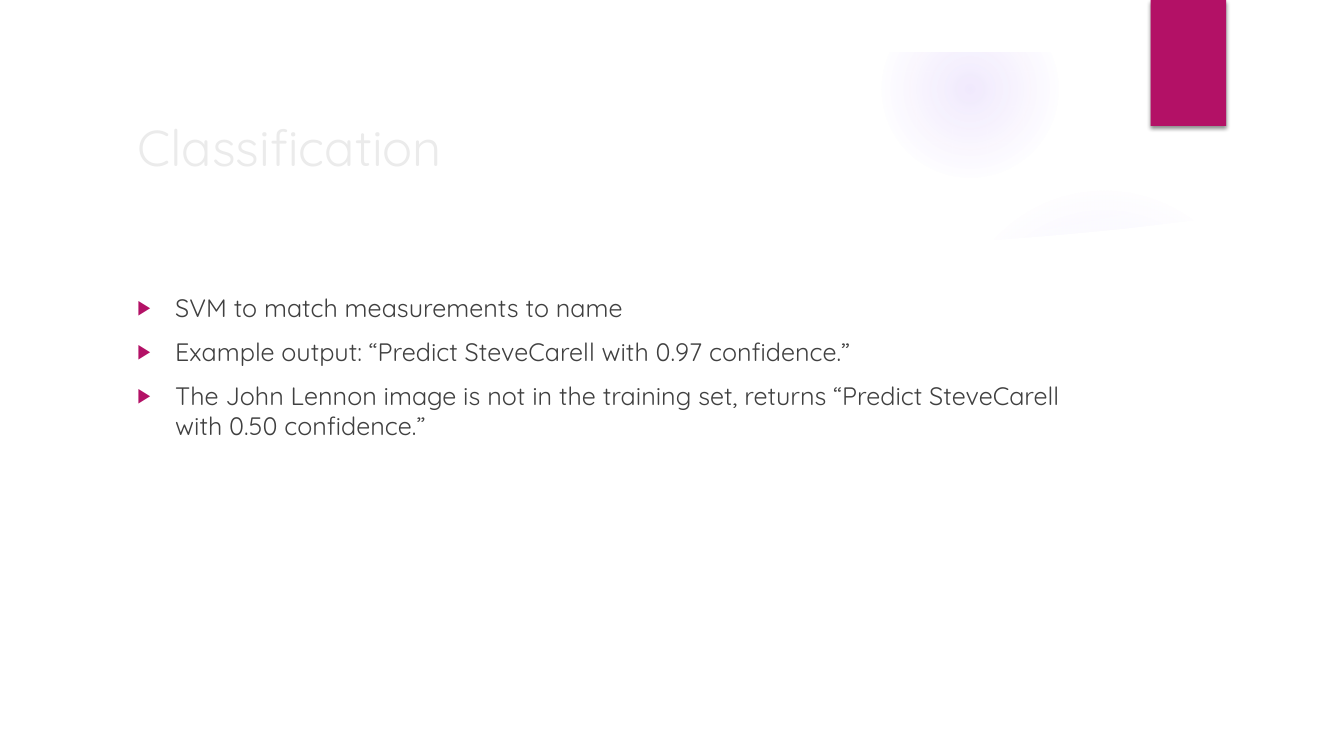
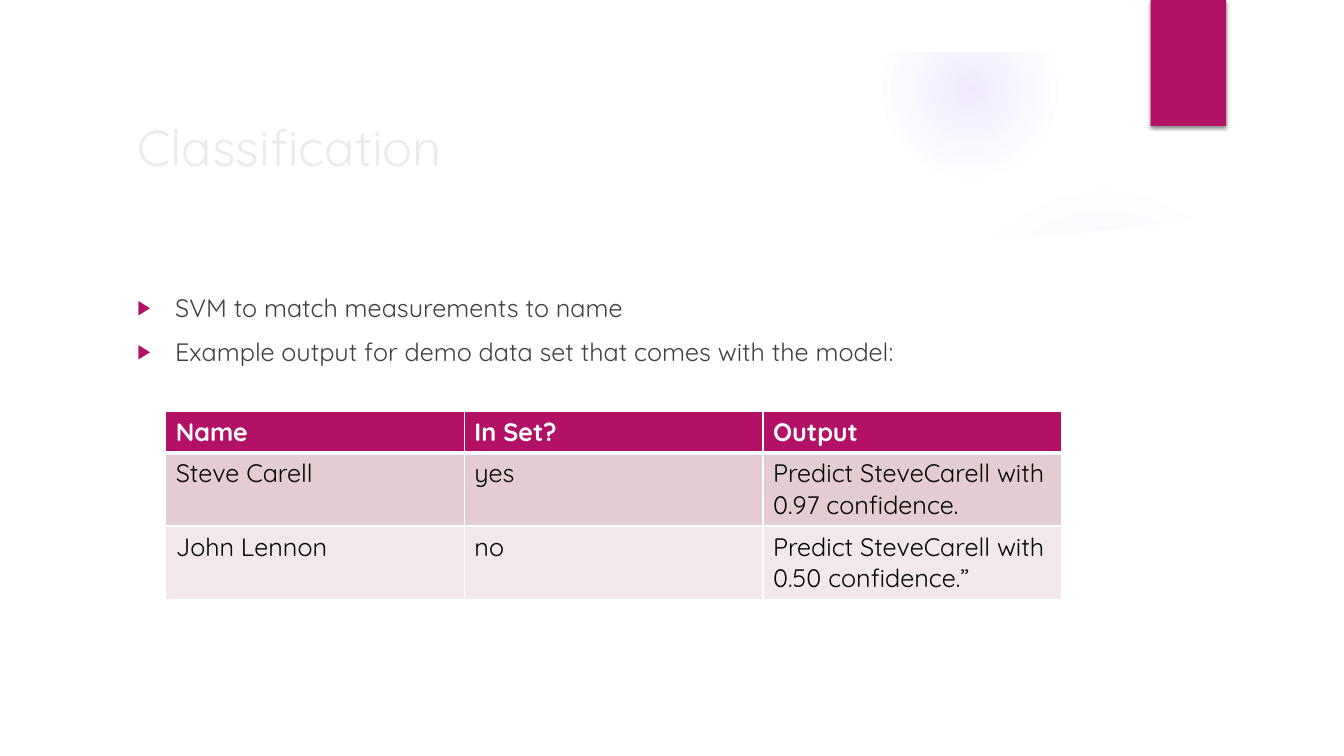
Before and after one commit to erstrong/BigDataSystemsandIntelligenceAnalytics, a slide deck: slide 7 of ProgressReport.pptx. Drawn at 1344x756 pixels with LibreOffice and Linux fonts; fonts in the diff are those of the drawing; background and template pictures are left out. Boxes give left, top, right and bottom in pixels: in the first picture for what was removed or moved away, otherwise in the second. Text is boxed around its words. In the diff, an @@ line names an element or a change of style, - is before the commit and + after.

```diff
--- a/ProgressReport.pptx
+++ b/ProgressReport.pptx
@@ text at (x1=175, y1=342, x2=894, y2=366): text changed @@
-▶ Example output: “Predict SteveCarell with 0.97 confidence.”
-▶ The John Lennon image is not in the training set, returns “Predict SteveCarell with 0.50 confidence.”
+▶ Example output for demo data set that comes with the model:
@@ table added at (x1=165, y1=411, x2=1061, y2=594), 3 rows, 3 columns @@
+Name | In Set? | Output
+Steve Carell | yes | Predict SteveCarell with 0.97 confidence.
+John Lennon | no | Predict SteveCarell with 0.50 confidence.”
```
Also in this commit, not shown: 3 other slides changed, 1 slide added, 1 other file.
